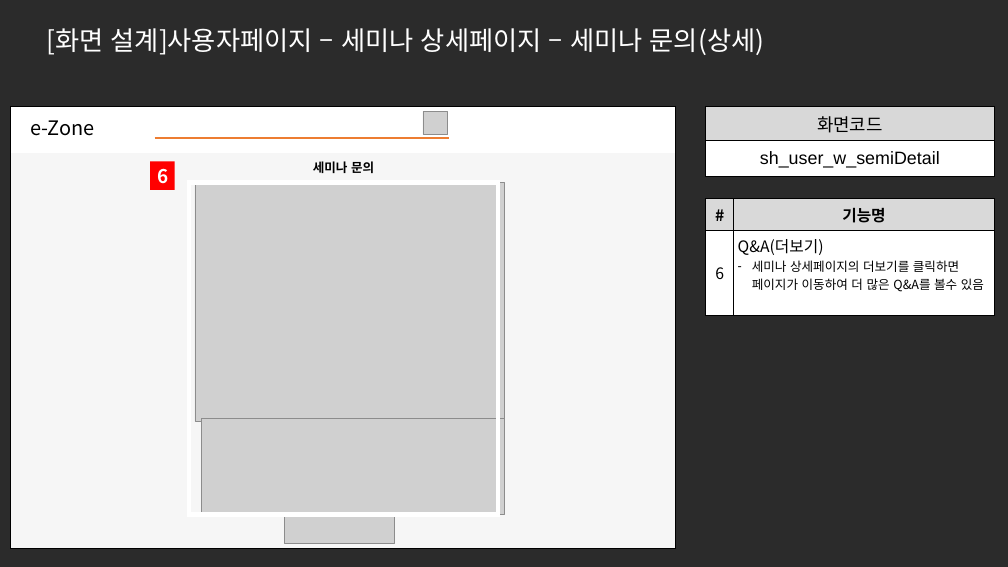
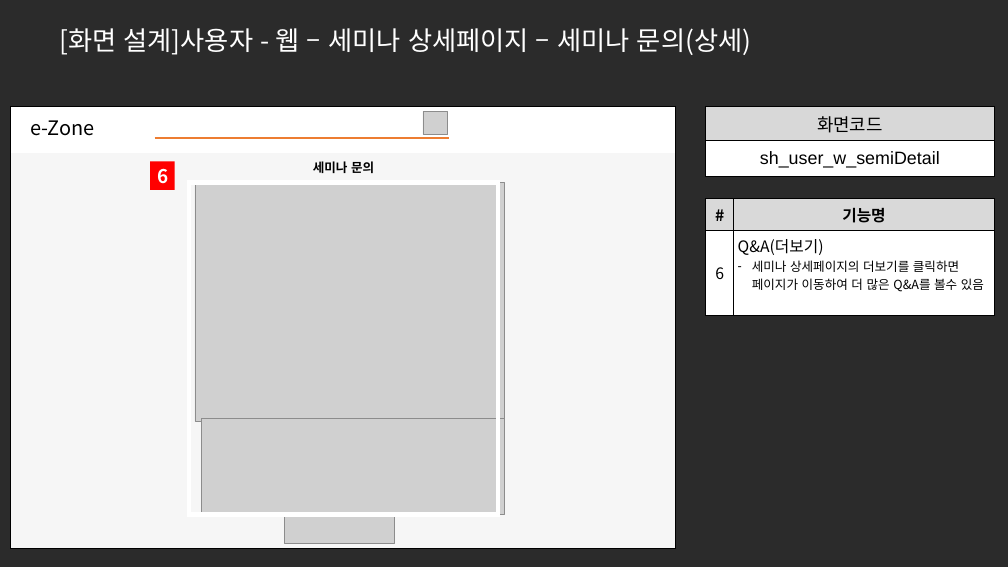
Before and after one commit to ezenteam2/e-Zone, a slide deck: slide 6 of 0 발표용 파워포인트/project05 - 파워포인트 종합 - 서희.pptx. Drawn at 1008x567 pixels with LibreOffice and Linux fonts; fonts in the diff are those of the drawing; grey boxes stand for pictures; background and template pictures are left out; a plain dark background stands for a picture behind light text. Boxes give left, top, right and bottom in pixels: in the first picture for what was removed or moved away, otherwise in the second. Text is boxed around its words. In the diff, an @@ line names an element or a change of style, - is before the commit and + after.

```diff
--- a/0 발표용 파워포인트/project05 - 파워포인트 종합 - 서희.pptx
+++ b/0 발표용 파워포인트/project05 - 파워포인트 종합 - 서희.pptx
@@ text at <box>59,28,751,55</box>: text changed @@
-[화면 설계]사용자페이지 – 세미나 상세페이지 – 세미나 문의(상세)
+[화면 설계]사용자 - 웹 – 세미나 상세페이지 – 세미나 문의(상세)
```
Also in this commit, not shown: 28 other slides changed.
